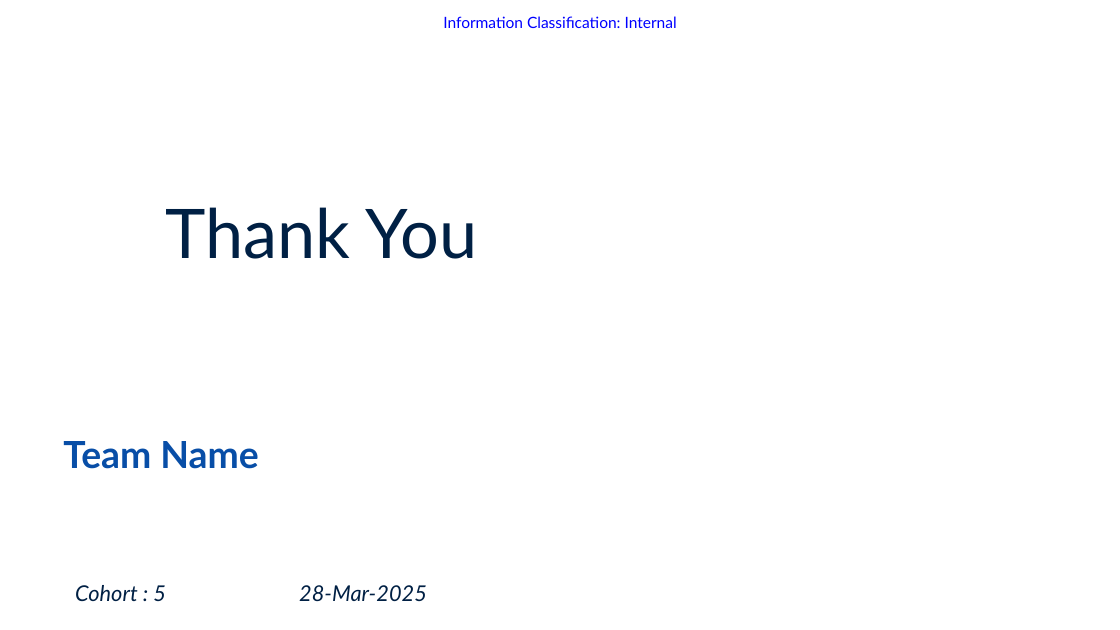
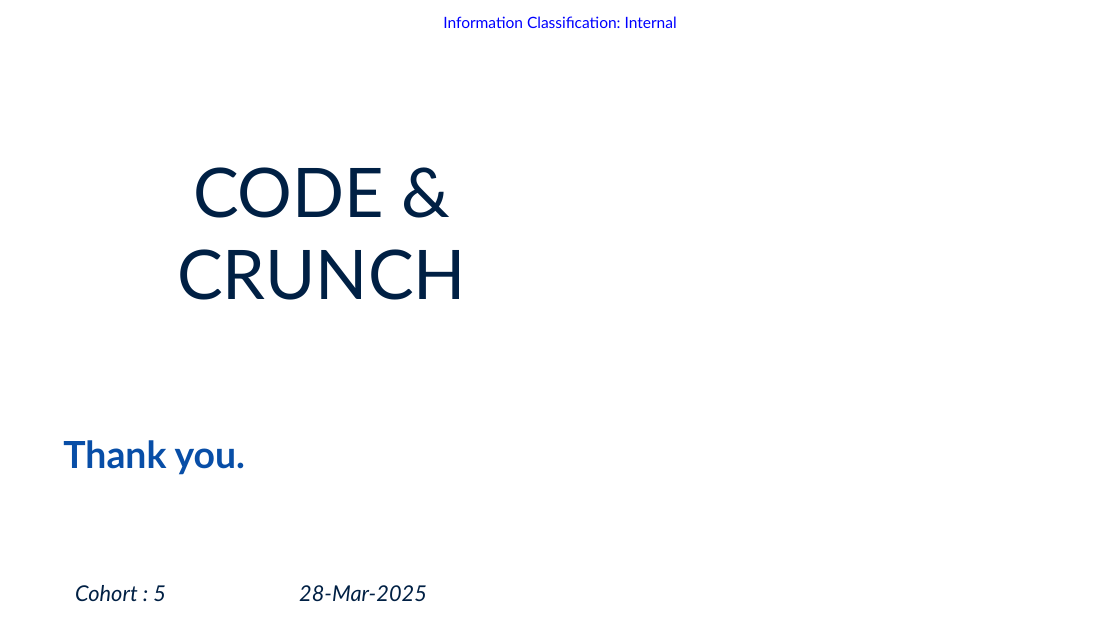
Before and after one commit to AravCodes/ppt, a slide deck: slide 8 of CODE AND CRUNCH.pptx. Drawn at 1120x630 pixels with LibreOffice and Linux fonts; fonts in the diff are those of the drawing; background and template pictures are left out. Boxes give left, top, right and bottom in pixels: in the first picture for what was removed or moved away, otherwise in the second. Text is boxed around its words. In the diff, an @@ line names an element or a change of style, - is before the commit and + after.

```diff
--- a/CODE AND CRUNCH.pptx
+++ b/CODE AND CRUNCH.pptx
@@ title at [177, 167, 466, 300]: text changed @@
-Thank You
+CODE & CRUNCH
@@ subtitle at [63, 440, 245, 475]: text changed @@
-Team Name
+Thank you.
```
Also in this commit, not shown: 3 other slides changed.
